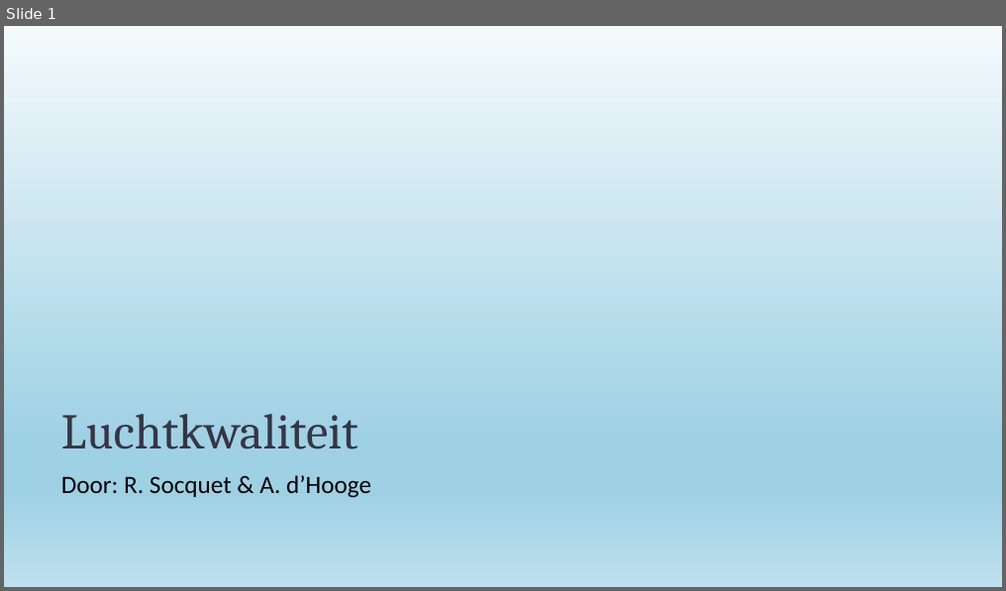
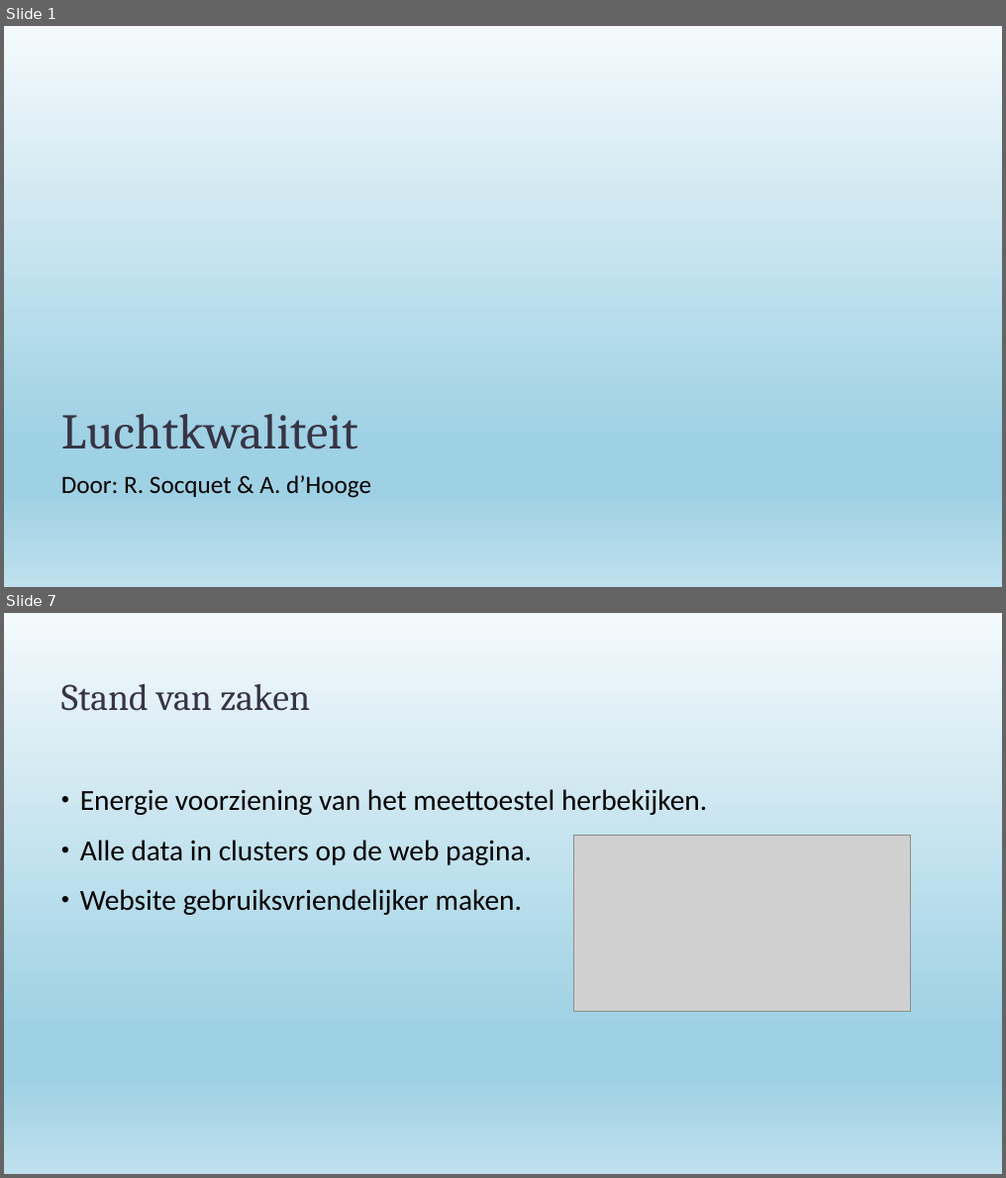
Before and after one commit to Tuur123/GIP, a slide deck: GIP-PPT-2_RS_AdH.pptx. Shown one above the other, each under a label of ours: slide 1 before the commit, slides 1 and 7 after it; the slides between them are not shown. The pictures are 1006x591 and 1006x1178 pixels, drawn with LibreOffice and Linux fonts; fonts in the diff are those of the drawing; grey boxes stand for pictures; background and template pictures are left out. Boxes give left, top, right and bottom in pixels: in the first picture for what was removed or moved away, otherwise in the second. Text is boxed around its words. In the diff, an @@ line names an element or a change of style, - is before the commit and + after.

```diff
--- a/GIP-PPT-2_RS_AdH.pptx
+++ b/GIP-PPT-2_RS_AdH.pptx
@@ slide 7 added at [4,613,1002,1174], background gradient #F5F8FA to #EBF1F5 to #CEDBE6; not listed: 1 template element that a slide beside it also shows @@
@@ title added at [61,684,310,711], 36 pt, text #373545 @@
+Stand van zaken
@@ text added at [80,789,707,915], 28 pt, text #000000 @@
+• Energie voorziening van het meettoestel herbekijken.
+• Alle data in clusters op de web pagina.
+• Website gebruiksvriendelijker maken.
@@ picture added at [573,835,911,1011] @@
```
Also in this commit, not shown: 1 slide changed, 4 other slides added, 2 slides removed.
